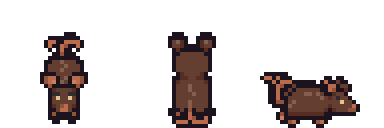
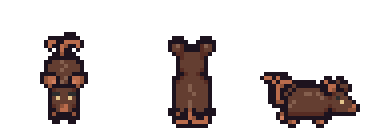
Comparing the layer stacks of the two 384 × 128 images. Changes:
painted on "F4 (150ms) (replace)" over (x1=168, y1=36, x2=216, y2=80)
painted on "F3 (150ms) (replace)" over (x1=168, y1=32, x2=216, y2=76)
painted on "F2 (150ms) (replace)" over (x1=168, y1=36, x2=216, y2=80)
painted on "F1 (150ms) (replace)" over (x1=168, y1=32, x2=216, y2=76)
